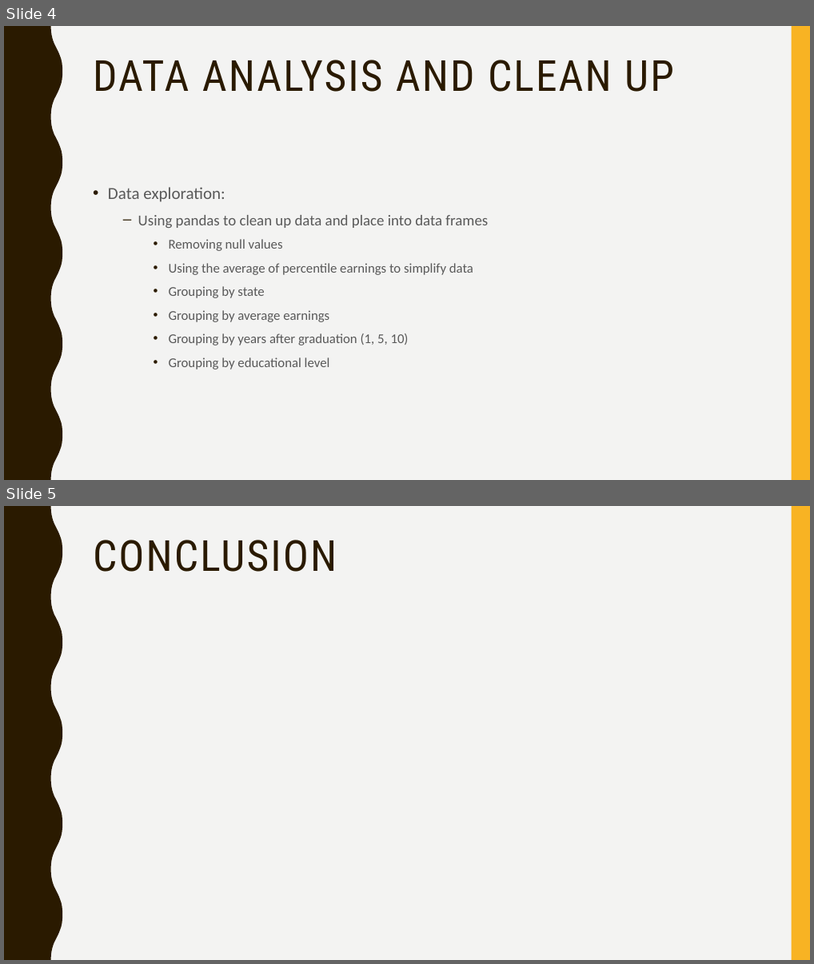
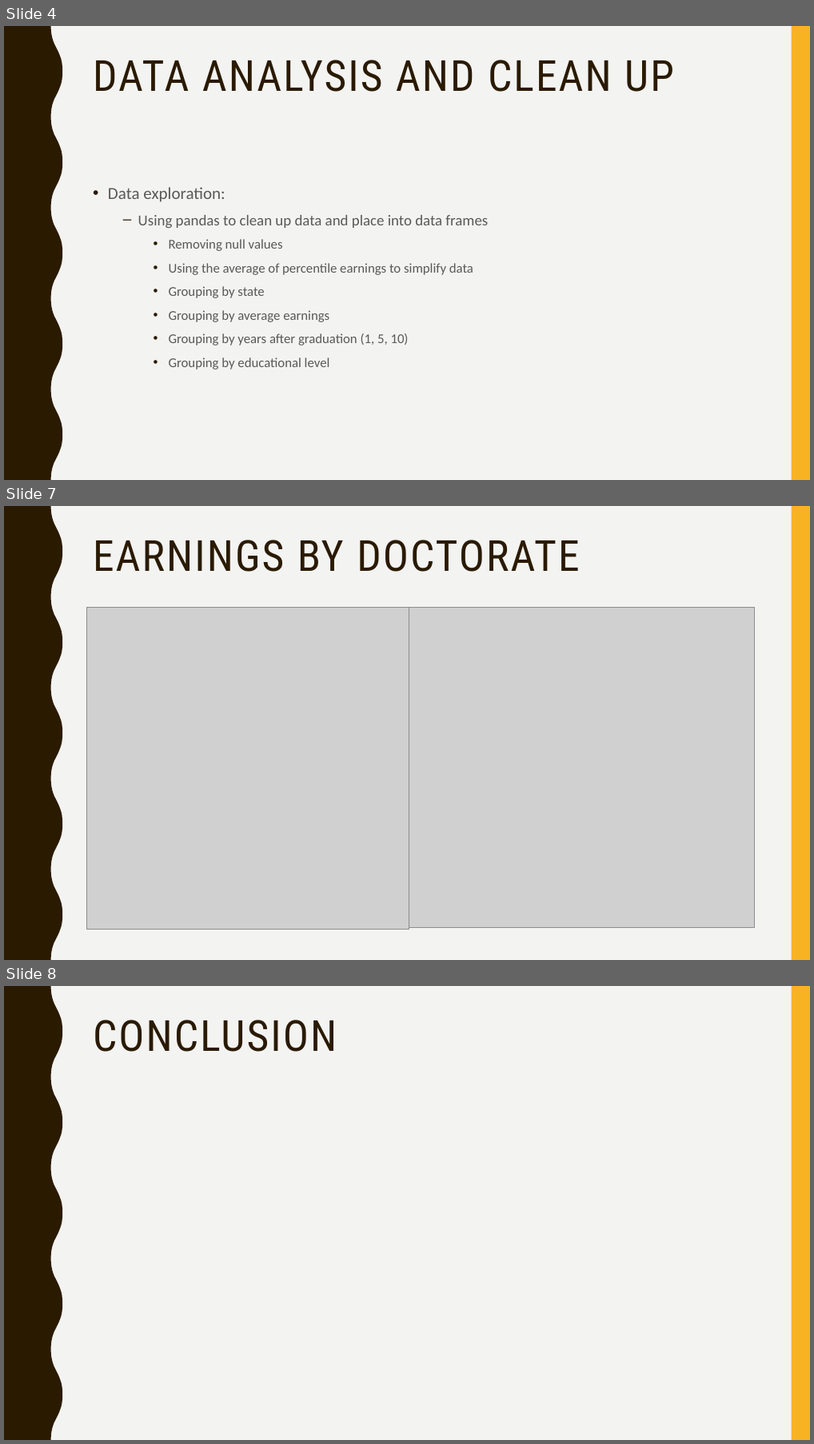
Before and after one commit to otrejo08/data_bootcamp_project1, a slide deck: data/Presentation1.pptx. Shown one above the other, each under a label of ours: slides 4 and 5 before the commit, slides 4, 7 and 8 after it; the slides between them are not shown. The pictures are 814x964 and 814x1444 pixels, drawn with LibreOffice and Linux fonts; fonts in the diff are those of the drawing; grey boxes stand for pictures. Boxes give left, top, right and bottom in pixels: in the first picture for what was removed or moved away, otherwise in the second. Text is boxed around its words. In the diff, an @@ line names an element or a change of style, - is before the commit and + after.

Commit message:
updated powerpoint

```diff
--- a/data/Presentation1.pptx
+++ b/data/Presentation1.pptx
@@ slide 7 added at box(4, 506, 810, 960), background #F3F3F2; not listed: 2 template elements that a slide beside it also shows @@
@@ title added at box(93, 540, 580, 572), 51 pt, text #2A1A00 @@
+EARNINGS BY DOCTORATE
@@ picture added at box(87, 607, 410, 929) @@
@@ picture added at box(410, 607, 754, 927) @@
@@ what was slide 5 is now slide 8 @@
```
Also in this commit, not shown: 2 other slides added, 9 other files.
